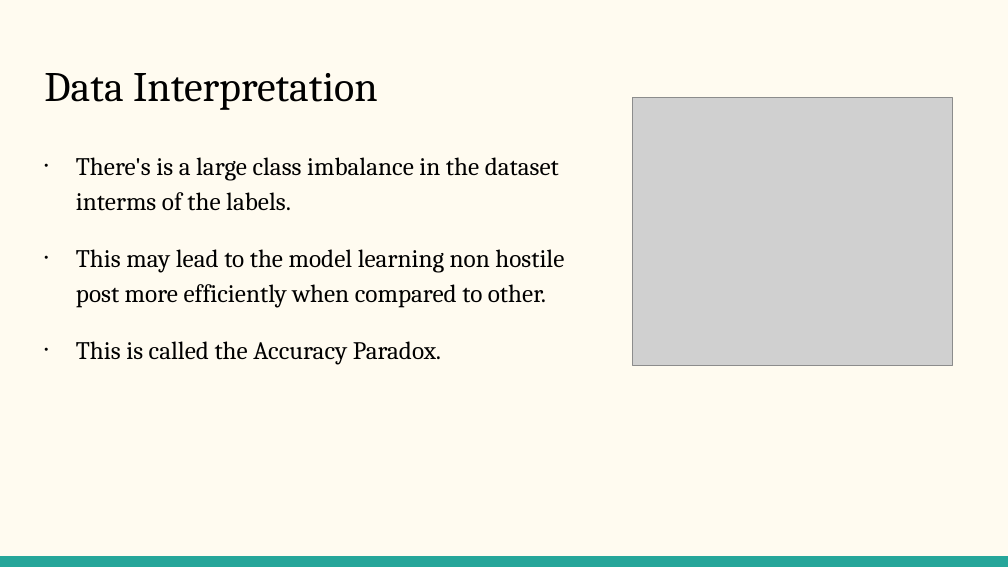
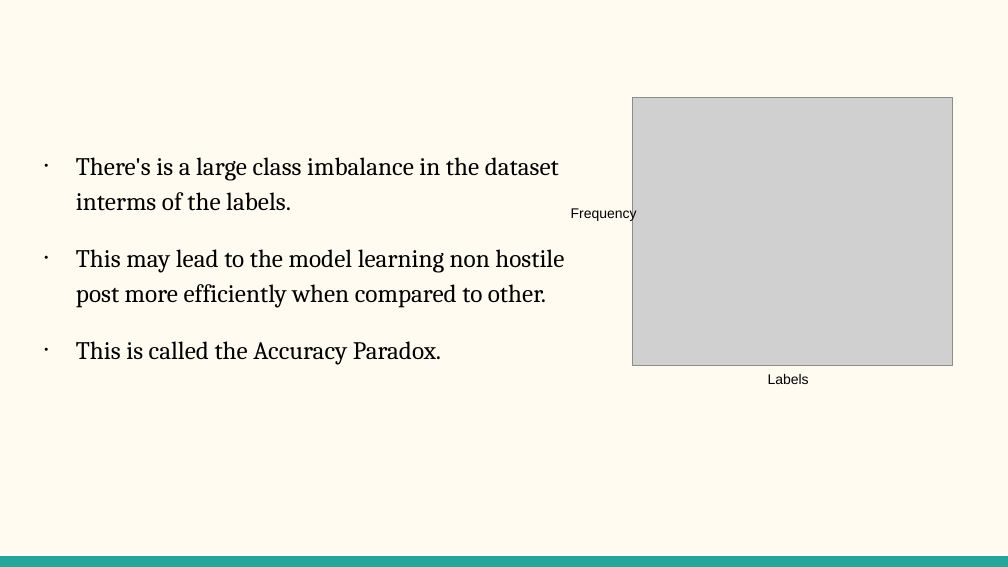
Before and after one commit to VarunBohara/Mini-Project-Documents, a slide deck: slide 9 of DMA Course Project.pptx (slide 7 before the commit). Drawn at 1008x567 pixels with LibreOffice and Linux fonts; fonts in the diff are those of the drawing; grey boxes stand for pictures. Boxes give left, top, right and bottom in pixels: in the first picture for what was removed or moved away, otherwise in the second. Text is boxed around its words. In the diff, an @@ line names an element or a change of style, - is before the commit and + after.

```diff
--- a/DMA Course Project.pptx
+++ b/DMA Course Project.pptx
@@ title removed at bbox=[44, 73, 378, 110] @@
-Data Interpretation
@@ text added at bbox=[571, 207, 637, 222], 10 pt, text #000000 @@
+Frequency
@@ text added at bbox=[768, 374, 809, 384], 10 pt, text #000000 @@
+Labels
```
Also in this commit, not shown: 1 other slide changed, 2 slides added.
